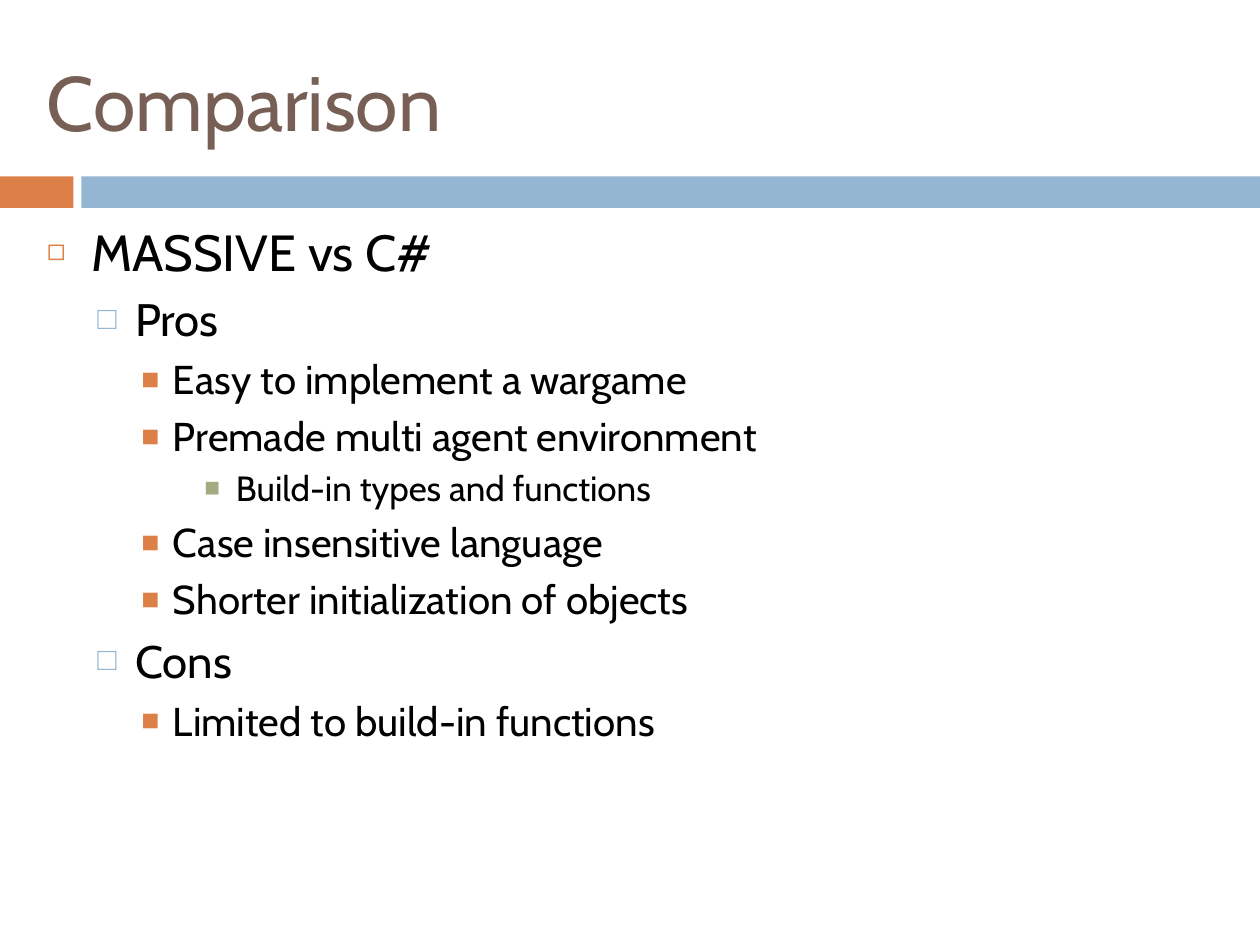
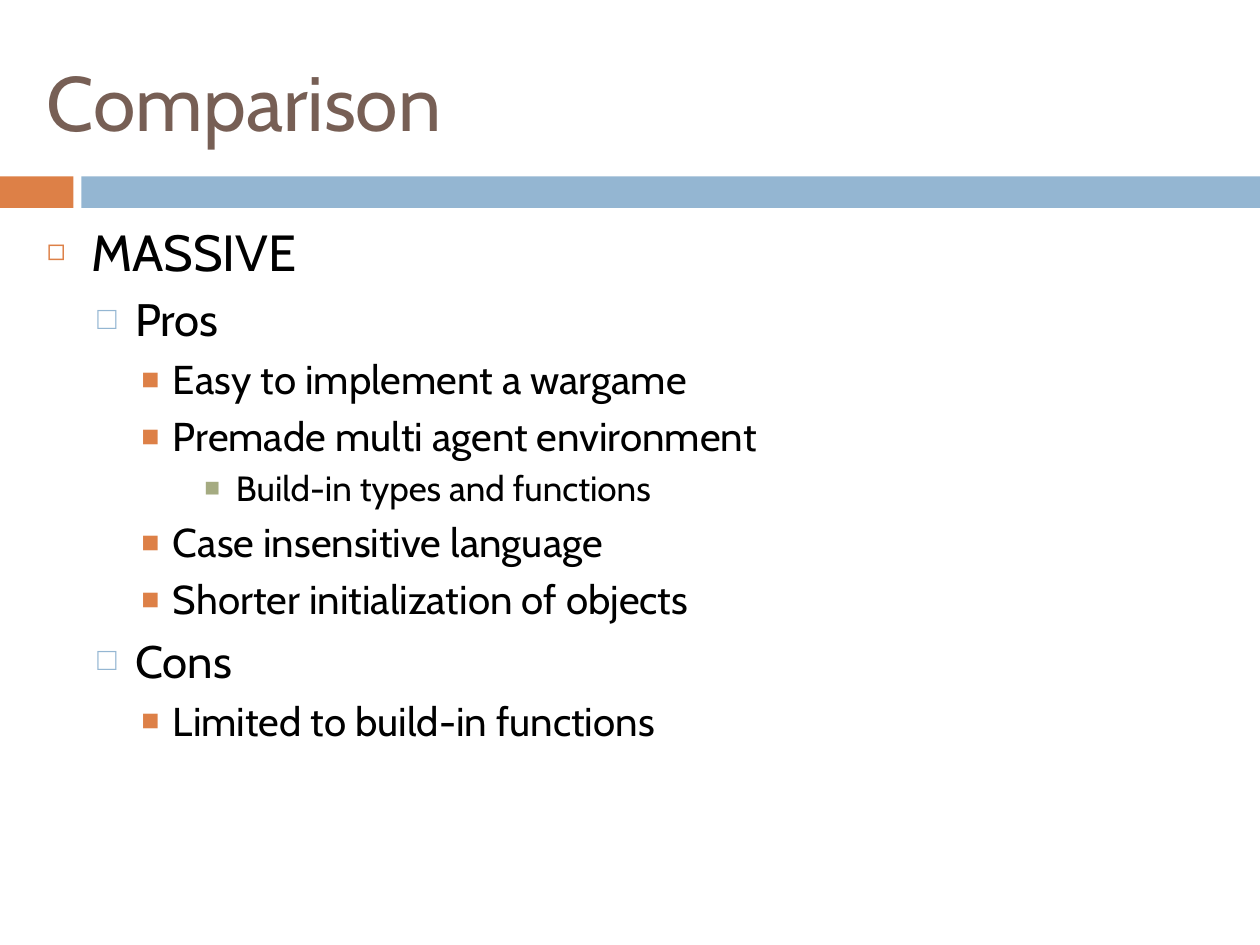
Before and after one commit to henrikklarup/sw402a, a slide deck: slide 31 of Project/præsentation/lasse.pptx (slide 30 before the commit). Drawn at 1260x945 pixels with LibreOffice and Linux fonts; fonts in the diff are those of the drawing. Boxes give left, top, right and bottom in pixels: in the first picture for what was removed or moved away, otherwise in the second. Text is boxed around its words. In the diff, an @@ line names an element or a change of style, - is before the commit and + after.

```diff
--- a/Project/præsentation/lasse.pptx
+++ b/Project/præsentation/lasse.pptx
@@ text at [91,234,297,272]: text changed @@
-◻ MASSIVE vs C#
+◻ MASSIVE
```
Also in this commit, not shown: 4 other slides changed, 2 slides added.
